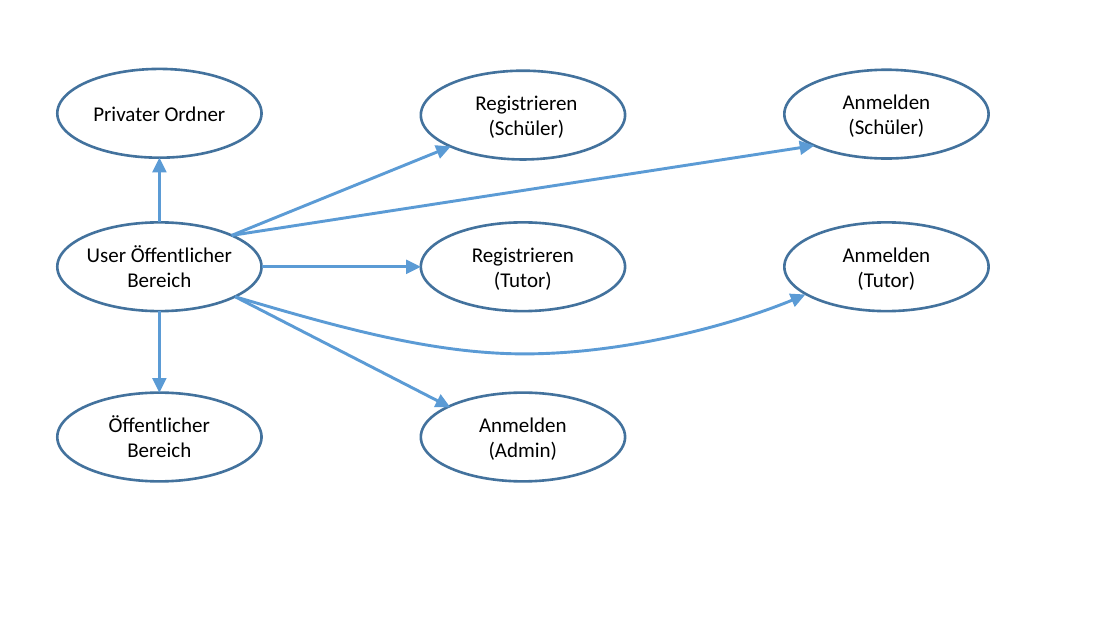
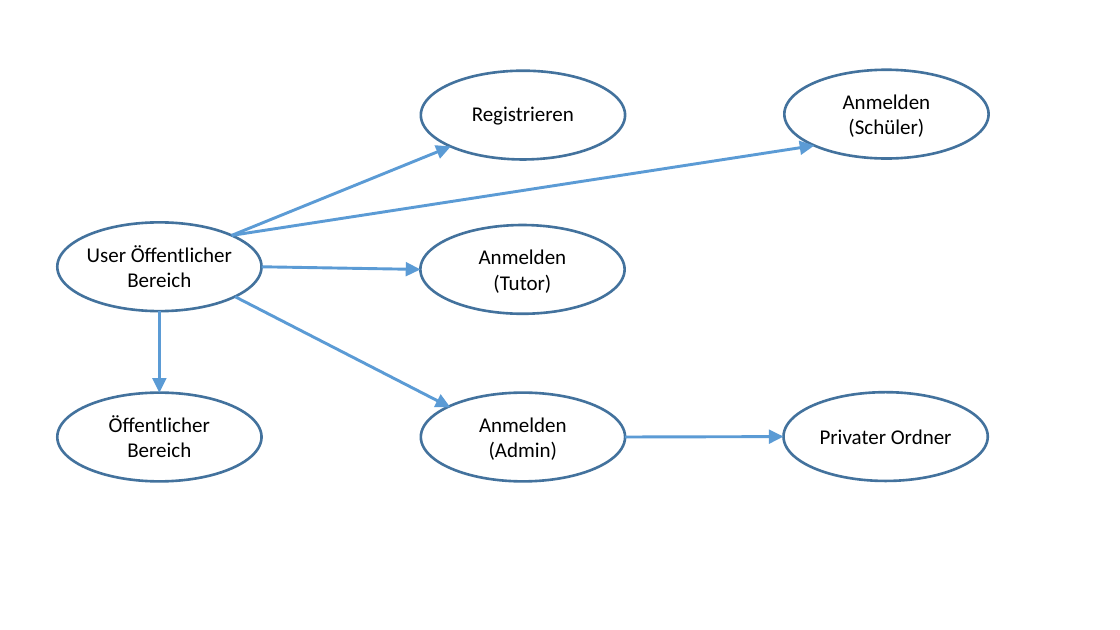
Before and after one commit to polybassa/YWEE, a slide deck: slide 1 of Documents/SRA/Source/YWEE_Kontextdiagramm.pptx. Drawn at 1120x630 pixels with LibreOffice and Linux fonts; fonts in the diff are those of the drawing. Boxes give left, top, right and bottom in pixels: in the first picture for what was removed or moved away, otherwise in the second. Text is boxed around its words. In the diff, an @@ line names an element or a change of style, - is before the commit and + after.

```diff
--- a/Documents/SRA/Source/YWEE_Kontextdiagramm.pptx
+++ b/Documents/SRA/Source/YWEE_Kontextdiagramm.pptx
@@ text "Registrieren": place and size @@
-text "Registrieren" at <box>475,95,577,138</box>
+text "Registrieren" at <box>472,106,574,125</box>
@@ text at <box>489,120,565,138</box>: paragraph removed @@
-(Schüler)
@@ ellipse: place and size @@
-ellipse at <box>785,223,989,312</box>
+ellipse at <box>420,225,624,314</box>
@@ ellipse removed at <box>421,223,625,312</box> @@
@@ text "Anmelden": place and size @@
-text "Anmelden" at <box>843,247,931,290</box>
+text "Anmelden" at <box>479,249,567,293</box>
@@ text removed at <box>472,247,574,290</box> @@
-Registrieren
-(Tutor)
@@ freeform shape removed at <box>235,295,806,355</box> @@
@@ ellipse: place and size @@
-ellipse at <box>57,69,261,158</box>
+ellipse at <box>784,392,988,481</box>
@@ arrow moved from (160, 223) - (160, 158) to (625, 437) - (784, 437) @@
@@ text "Privater Ordner": place and size @@
-text "Privater Ordner" at <box>93,106,226,121</box>
+text "Privater Ordner" at <box>820,429,952,444</box>
```
Also in this commit, not shown: 1 other file.
